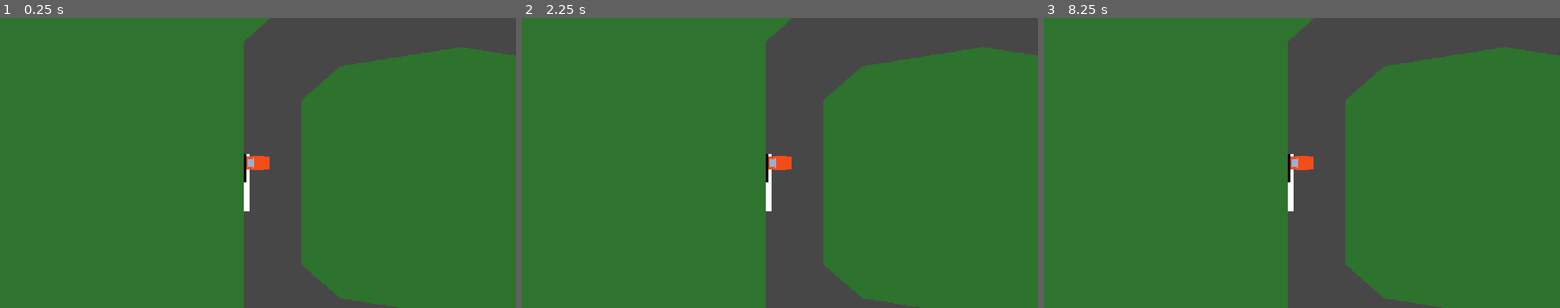
Above: before the commit, frames 1-3 (left to right).
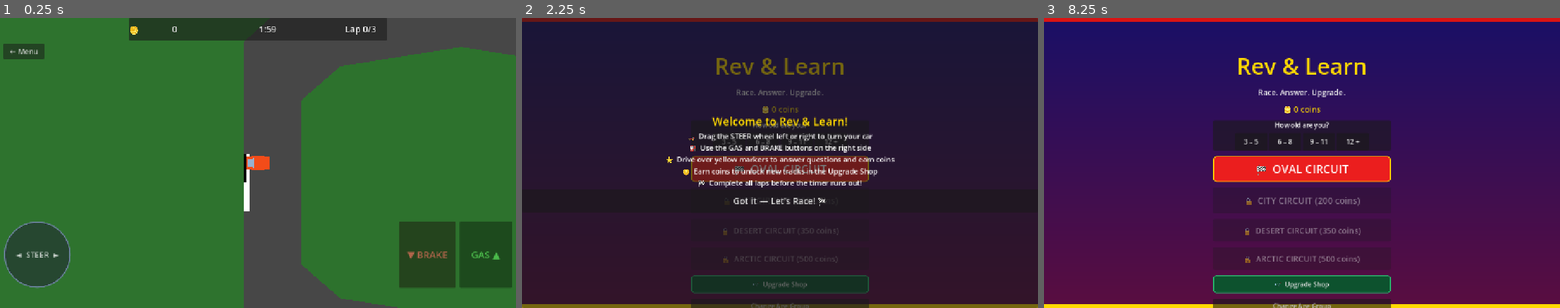
Above: after the commit, the same moments.

Repository: martinwamb/car-racing-game
Game: Godot game, scene res://scenes/track_1.tscn
Same seed, same stepped clock (60 frames per second), same inputs: the game is played once before the commit and once after it. This scene is started directly instead of the project's main scene.
Inputs (mouse positions are in pixels of both pictures, inside the frame that each line leads up to):
- Up to frame 1 (0.25 s): no input
- Up to frame 2 (2.25 s): click (1007, 255) at 0.5 s, where only the run after the commit has a clickable "GAS ▲"; click (950, 255) at 1.25 s, where only the run after the commit has a clickable "▼ BRAKE"; click (547, 52) at 2 s, where only the run after the commit has a clickable "← Menu"
- Up to frame 3 (8.25 s): click (1250, 142) at 2.75 s, where only the run after the commit has a clickable "3 – 5"; click (1286, 142) at 3.5 s, where only the run after the commit has a clickable "6 – 8"; click (1317, 142) at 4.25 s, where only the run after the commit has a clickable "9 – 11"; click (1353, 142) at 5 s, where only the run after the commit has a clickable "12 +"; click (1302, 168) at 5.75 s, where only the run after the commit has a clickable "🏁 OVAL CIRCUIT"; click (1302, 284) at 6.5 s, where only the run after the commit has a clickable "🛒 Upgrade Shop"; click (1302, 305) at 7.25 s, where only the run after the commit has a clickable "Change Age Group"; click (1302, 200) at 8 s, where only the run after the commit has a clickable "Got it — Let's Race! 🏁"

The runs differ from the first frame. In frame 1, 11% of the frame differs, in the area x 0-100%, y 0-94%; in frame 2, 99%; in frame 3, 100%, in the area x 0-100%, y 0-100%.
Error before the commit: Invalid access to property or key 'update_timer' on a base object of type 'null instance'. (res://scripts/track_1_controller.gd:34)

Commit message:
fix: move ext_resource before sub_resources in hud.tscn (parse error)
Co-Authored-By: Claude Sonnet 4.6 <noreply@anthropic.com>

Diff:
--- a/godot_project/scenes/hud.tscn
+++ b/godot_project/scenes/hud.tscn
@@ -1,4 +1,6 @@
 [gd_scene load_steps=4 format=3]
+
+[ext_resource type="Script" path="res://scripts/hud.gd" id="1_hud"]
 
 [sub_resource type="StyleBoxFlat" id="StyleBoxFlat_wheel"]
 bg_color = Color(0.12, 0.12, 0.20, 0.72)
@@ -23,8 +25,6 @@
 corner_radius_top_right = 80
 corner_radius_bottom_right = 80
 corner_radius_bottom_left = 80
-
-[ext_resource type="Script" path="res://scripts/hud.gd" id="1_hud"]
 
 [node name="HUD" type="CanvasLayer"]
 script = ExtResource("1_hud")
